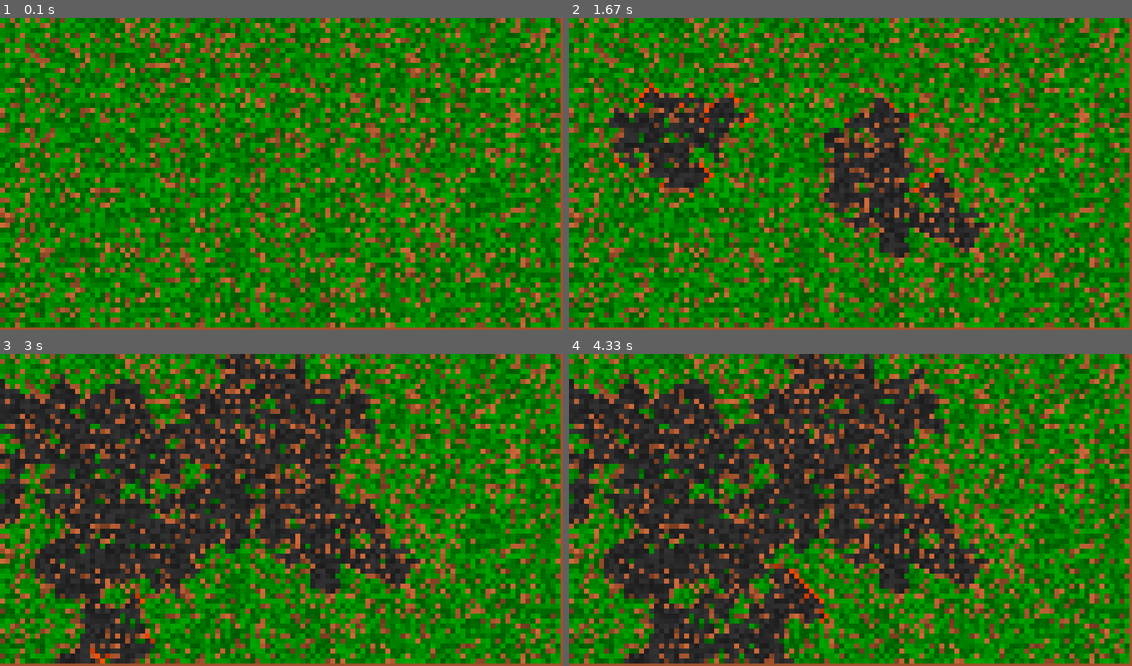
Above: before the commit, frames 1-4 (two rows, left to right).
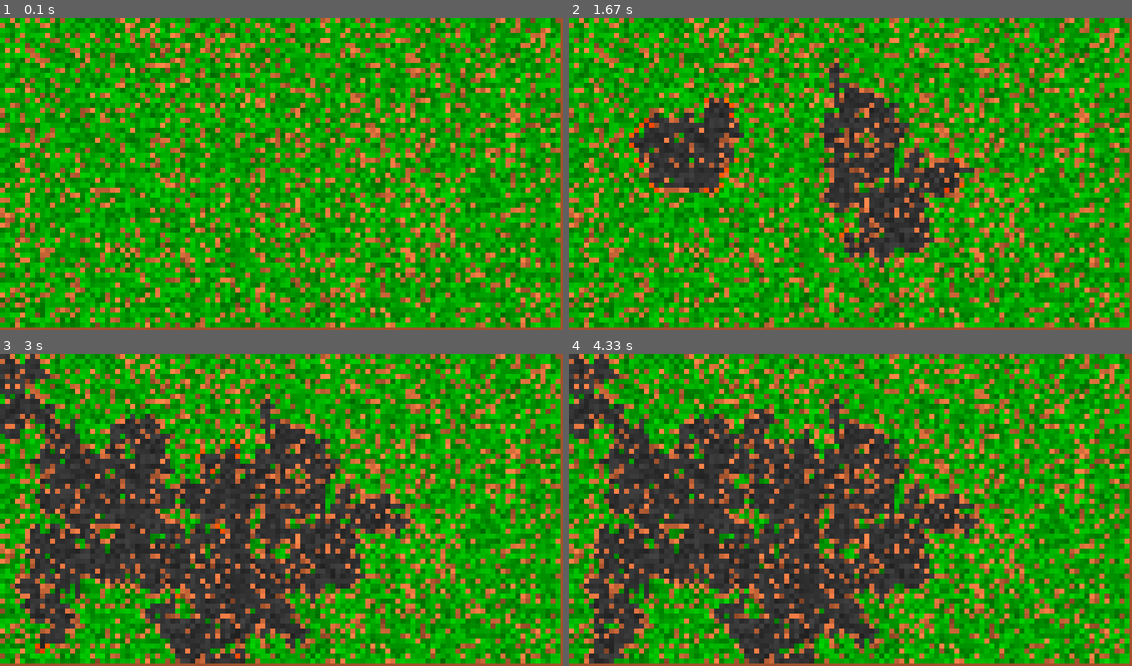
Above: after the commit, the same moments.

Repository: Luizefz/river-flow-automata
Game: pygame game, started from fire_spreed_elev_umi.py
The game is run twice, just before and just after one commit, with the same random seed, the same clock (stepped at 60 frames per second) and the same inputs.
Inputs (mouse positions are in pixels of both pictures, inside the frame that each line leads up to):
- Up to frame 1 (0.1 s): no input
- Up to frame 2 (1.67 s): click (850, 174) at 0.38 s; tap Space at 0.67, 1.4 s; click (675, 127) at 1.05 s
- Up to frame 3 (3 s): tap Space at 1.7, 1.9, 2.23, 2.53, 2.73 s
- Up to frame 4 (4.33 s): tap Space at 3.03, 3.3, 3.63, 3.93, 4.07 s

The runs differ from the first frame. In frame 1, 71% of the frame differs, in the area x 0-100%, y 0-100%; in frame 2, 69%; in frame 3, 67%; in frame 4, 64%.

Commit message:
feat: add article to project

Diff:
--- a/fire_spreed_elev_umi.py
+++ b/fire_spreed_elev_umi.py
@@ -27,7 +27,7 @@
 UPHILL_MULTIPLIER = 1.6
 DOWNHILL_MULTIPLIER = 1.0
 TREE_DENSITY = 0.80
-IGNITION_PROB = 0.7
+IGNITION_PROB = 0.72
 
 # CELL Status colors
 COLOR_GROUND = (160, 82, 45)
@@ -56,6 +56,7 @@
 
             cell_state = grid[y, x, CELL_STATUS_LAYER]
             cell_elevation = grid[y, x, CELL_ELEVATION_LAYER]
+            cell_moisture = grid[y, x, CELL_MOISTURE_LAYER]
             base_color = COLOR_GROUND
 
             if cell_state == TREE:
@@ -67,7 +68,7 @@
             elif cell_state == BURNED:
                 base_color = COLOR_BURNED
 
-            brightness_factor = 0.7 + (cell_elevation / MAX_ELEVATION) * 0.6
+            brightness_factor = 0.7 + ((cell_elevation / MAX_ELEVATION * 0.6) + (cell_moisture / 0.4 * 0.4))
             final_color = (
                 min(255, int(base_color[0] * brightness_factor)),
                 min(255, int(base_color[1] * brightness_factor)),
Not shown, removed: Artigo - Espalhamento de fogo em floresta com base na altura e umidade.pdf
Not shown, added: Artigo _ Autômato Celular na Propagação de Incêndios Florestais Baseado em Altitude e Umidade.docx.pdf
